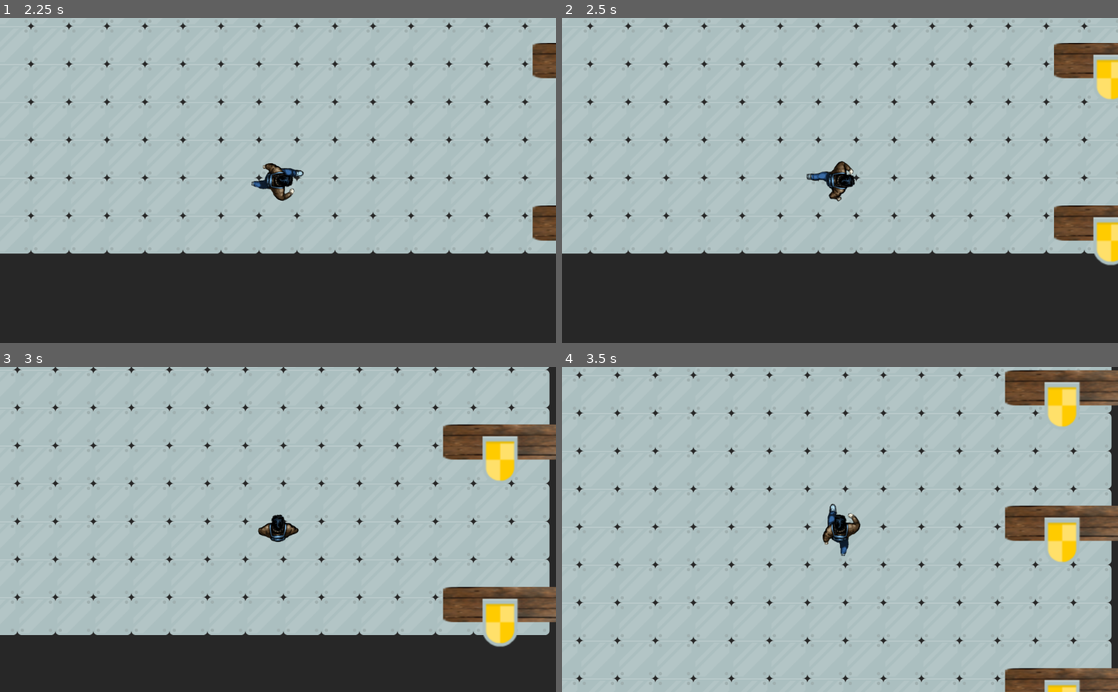
Above: before the commit, frames 1-4 (two rows, left to right).
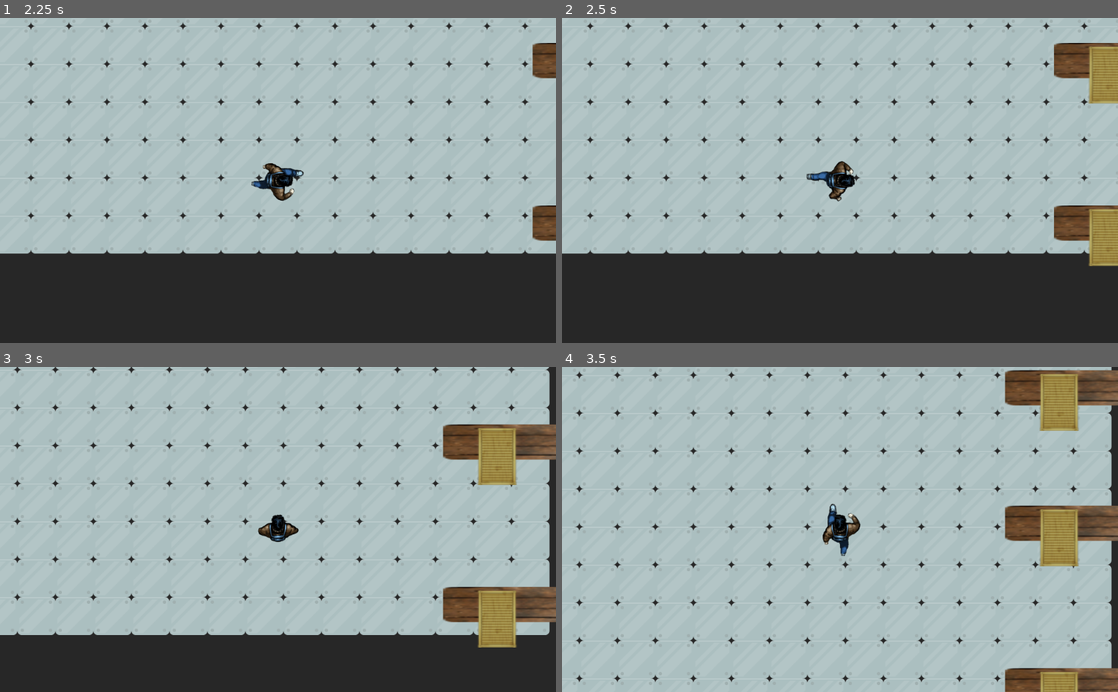
Above: after the commit, the same moments.

Repository: cznrhubarb/loveinthetimeofcapitalism
Game: Godot game, scene res://scn/DistributionCenter.tscn
Same seed, same stepped clock (60 frames per second), same inputs: the game is played once before the commit and once after it.
Inputs:
- Up to frame 1 (2.25 s): tap Enter at 0.5 s; hold D (move_right) 0.53-1.28 s; hold S (move_down) 1.28-2.03 s; hold D (move_right) from 2.03 s (still down)
- Up to frame 2 (2.5 s): keep holding D (move_right)
- Up to frame 3 (3 s): release D (move_right) at 2.78 s; hold W (move_up) from 2.78 s (still down)
- Up to frame 4 (3.5 s): keep holding W (move_up)

Frame 1 is identical in both runs. In frame 2, 1.8% of the frame differs, in the area x 94-100%, y 8-77%; in frame 3, 2.5%; in frame 4, 2.9%, in the area x 85-94%, y 2-100%.

Commit message:
Updating some assets

Diff:
--- a/scn/Bin.tscn
+++ b/scn/Bin.tscn
@@ -1,6 +1,6 @@
 [gd_scene load_steps=6 format=2]
 
-[ext_resource path="res://img/shieldGold.png" type="Texture" id=1]
+[ext_resource path="res://img/small_bin.png" type="Texture" id=1]
 [ext_resource path="res://scn/src/Bin.gd" type="Script" id=2]
 [ext_resource path="res://aud/pull_bin_out.ogg" type="AudioStream" id=3]
 [ext_resource path="res://aud/push_bin_in.ogg" type="AudioStream" id=4]
@@ -9,8 +9,7 @@
 extents = Vector2( 19.5073, 27.8608 )
 
 [node name="Bin" type="Sprite"]
-position = Vector2( -51.2265, 12.8825 )
-scale = Vector2( 0.70394, 0.999999 )
+position = Vector2( -42.9322, 3.94127 )
 texture = ExtResource( 1 )
 script = ExtResource( 2 )
 
--- a/scn/DistributionCenter.tscn
+++ b/scn/DistributionCenter.tscn
@@ -7,7 +7,7 @@
 [ext_resource path="res://img/terminal_large.png" type="Texture" id=5]
 [ext_resource path="res://src/Slidedown Menu.gd" type="Script" id=6]
 [ext_resource path="res://aud/new_order_in.ogg" type="AudioStream" id=7]
-[ext_resource path="res://img/shieldGold.png" type="Texture" id=8]
+[ext_resource path="res://img/large_bin.png" type="Texture" id=8]
 [ext_resource path="res://scn/BinContentsMenu.gd" type="Script" id=9]
 [ext_resource path="res://scn/Inventory.tscn" type="PackedScene" id=10]
 [ext_resource path="res://src/ItemPlacer.gd" type="Script" id=11]
@@ -77,8 +77,8 @@
 [node name="HUDTween" type="Tween" parent="CanvasLayer"]
 
 [node name="BinContentsMenu" type="Sprite" parent="CanvasLayer"]
-position = Vector2( 530, -400 )
-scale = Vector2( 11, 10 )
+position = Vector2( 2040, -1240 )
+scale = Vector2( 7.28, 6 )
 texture = ExtResource( 8 )
 script = ExtResource( 9 )
 
--- a/scn/Shelf.tscn
+++ b/scn/Shelf.tscn
@@ -19,21 +19,21 @@
 shape = SubResource( 1 )
 
 [node name="Bin" parent="." instance=ExtResource( 2 )]
-position = Vector2( -34.0089, 77.0921 )
-scale = Vector2( 1.83118, 1.7682 )
+position = Vector2( -40, 70 )
+scale = Vector2( 2, 1.5 )
 
 [node name="Bin2" parent="." instance=ExtResource( 2 )]
-position = Vector2( 293.521, 78.7073 )
-scale = Vector2( 1.83118, 1.7682 )
+position = Vector2( 300, 70.456 )
+scale = Vector2( 2, 1.5 )
 
 [node name="Bin3" parent="." instance=ExtResource( 2 )]
-position = Vector2( 702.529, 77.0921 )
-scale = Vector2( 1.83118, 1.7682 )
+position = Vector2( 702.529, 70.304 )
+scale = Vector2( 2, 1.5 )
 
 [node name="Bin4" parent="." instance=ExtResource( 2 )]
-position = Vector2( 1110.89, 78.4628 )
-scale = Vector2( 1.83118, 1.7682 )
+position = Vector2( 1110.89, 70.152 )
+scale = Vector2( 2, 1.5 )
 
 [node name="Bin5" parent="." instance=ExtResource( 2 )]
-position = Vector2( 1452.4, 75.6604 )
-scale = Vector2( 1.83118, 1.7682 )
+position = Vector2( 1450, 70 )
+scale = Vector2( 2, 1.5 )
--- a/scn/src/Bin.gd
+++ b/scn/src/Bin.gd
@@ -1,4 +1,7 @@
 extends Sprite
+
+var on_screen_pos = Vector2(2040, 1120)
+var off_screen_pos = Vector2(2040, -1280)
 
 # TODO set a local aisle id var
 var aisle_id = "A"
@@ -29,13 +32,13 @@
 	# Ignore the Wall's collision
 	if body == get_parent().get_node("Wall/StaticBody2D"):
 		return
-	tween.interpolate_property(menu, "position", Vector2(530, -400), Vector2(530, 200), .5, Tween.TRANS_QUAD, Tween.EASE_OUT)
+	tween.interpolate_property(menu, "position", off_screen_pos, on_screen_pos, .5, Tween.TRANS_QUAD, Tween.EASE_OUT)
 	tween.start()
 	# TODO call the menu's icon fill function
 	menu.fill_with_icon(item_type)
 	get_node("OutSound").play()
 
 func _on_Area2D_body_exited(body):
-	tween.interpolate_property(menu, "position", Vector2(530, 200), Vector2(530, -400), .5, Tween.TRANS_QUAD, Tween.EASE_OUT)
+	tween.interpolate_property(menu, "position", on_screen_pos, off_screen_pos, .5, Tween.TRANS_QUAD, Tween.EASE_OUT)
 	tween.start()
 	get_node("InSound").play()
Binary file added: img/large_bin.png
Not shown, added: img/large_bin.png.import
Binary file added: img/small_bin.png
Not shown, added: img/small_bin.png.import
